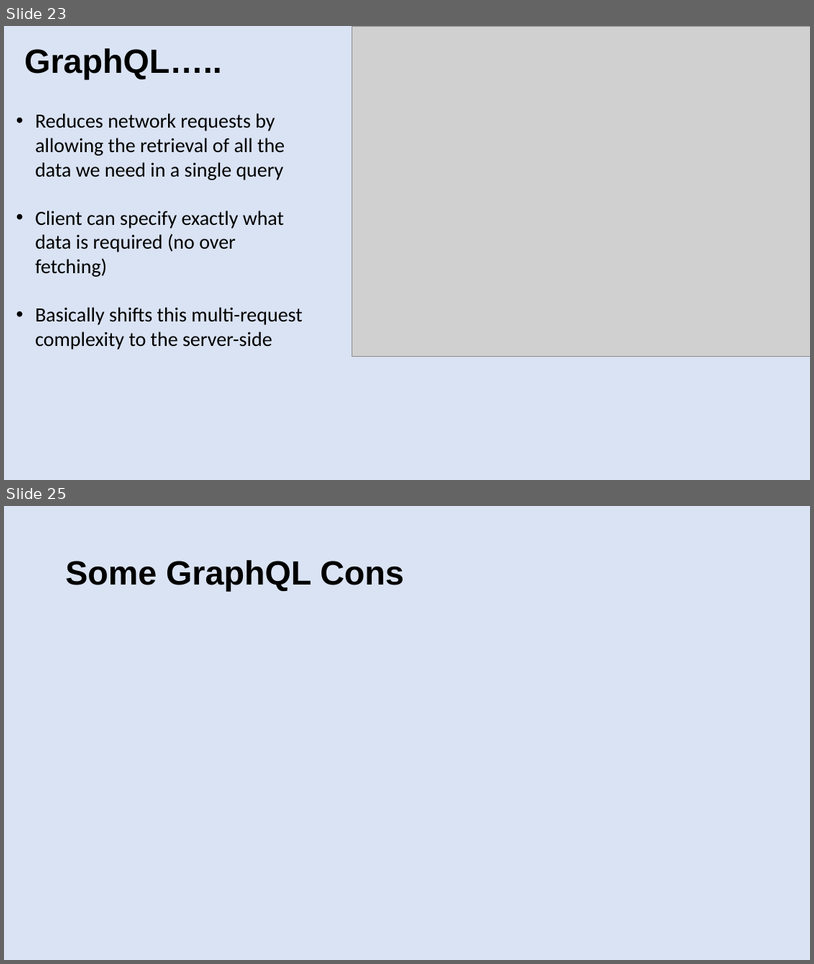
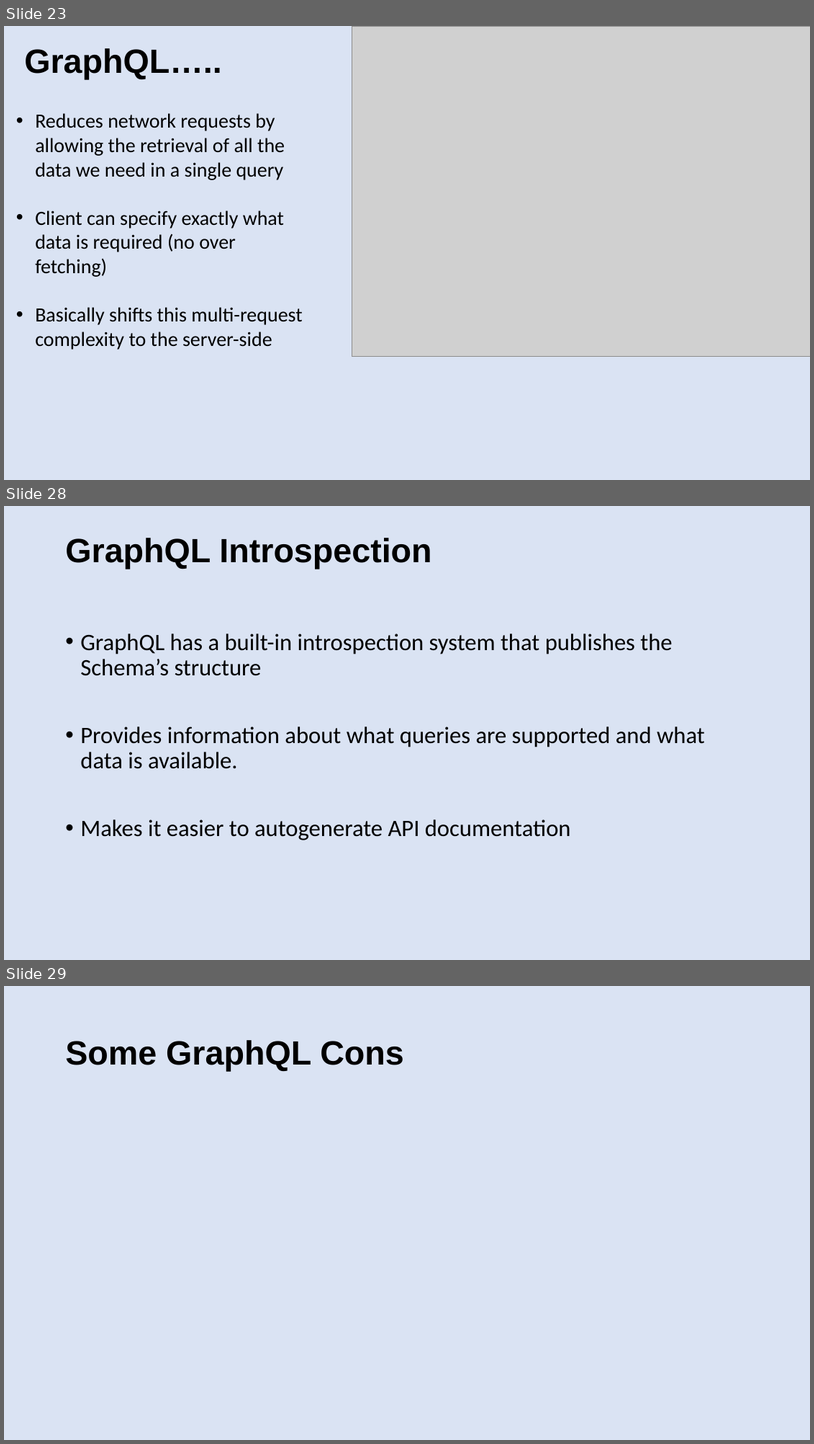
Before and after one commit to patelg123/graphql-presentation, a slide deck: current.pptx. Shown one above the other, each under a label of ours: slides 23 and 25 before the commit, slides 23, 28 and 29 after it; the slides between them are not shown. The pictures are 814x964 and 814x1444 pixels, drawn with LibreOffice and Linux fonts; fonts in the diff are those of the drawing; grey boxes stand for pictures. Boxes give left, top, right and bottom in pixels: in the first picture for what was removed or moved away, otherwise in the second. Text is boxed around its words. In the diff, an @@ line names an element or a change of style, - is before the commit and + after.

```diff
--- a/current.pptx
+++ b/current.pptx
@@ slide 28 added at <box>4,506,810,960</box>, background #DAE3F3 @@
@@ title added at <box>65,538,432,569</box>, 40 pt, text #000000, bold @@
+GraphQL Introspection
@@ text added at <box>80,633,705,840</box>, 28 pt, text #000000 @@
+• GraphQL has a built-in introspection system that publishes the Schema’s structure
+• Provides information about what queries are supported and what data is available.
+• Makes it easier to autogenerate API documentation
@@ what was slide 25 is now slide 29 @@
```
Also in this commit, not shown: 6 slides changed, 4 other slides added, 1 slide removed.
